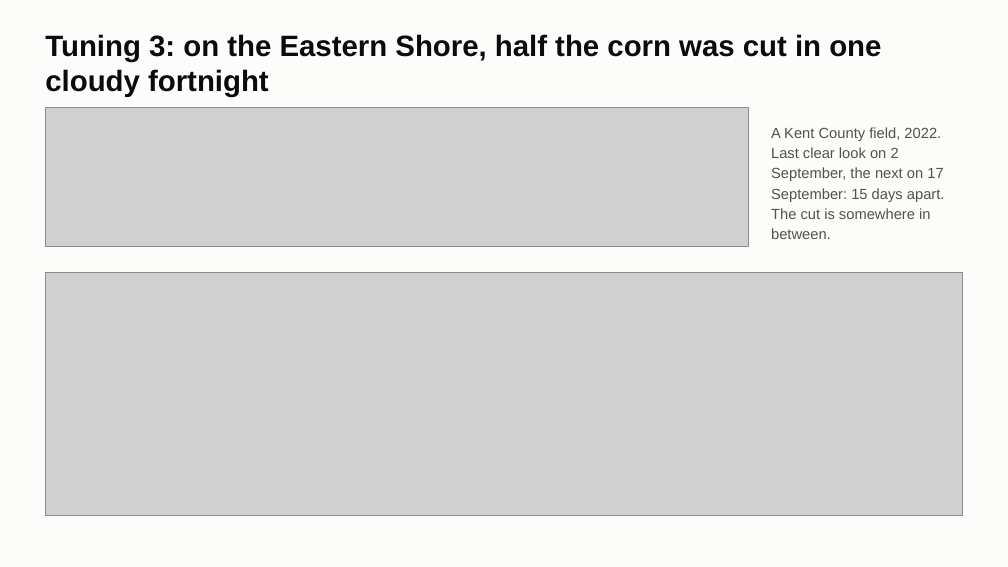
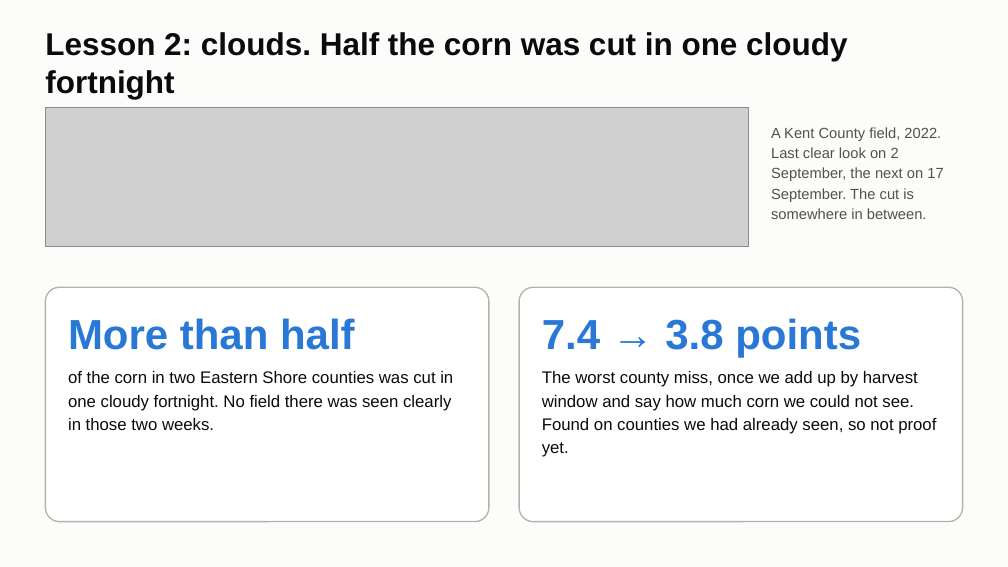
Before and after one commit to ChenSiyun1234/FieldVision, a slide deck: slide 7 of handoff/presentation/FieldVision_model_story.pptx (slide 11 before the commit). Drawn at 1008x567 pixels with LibreOffice and Linux fonts; fonts in the diff are those of the drawing; grey boxes stand for pictures. Boxes give left, top, right and bottom in pixels: in the first picture for what was removed or moved away, otherwise in the second. Text is boxed around its words. In the diff, an @@ line names an element or a change of style, - is before the commit and + after.

```diff
--- a/handoff/presentation/FieldVision_model_story.pptx
+++ b/handoff/presentation/FieldVision_model_story.pptx
@@ title at (45, 32, 847, 99): text changed; size 28 to 30 pt @@
-Tuning 3: on the Eastern Shore, half the corn was cut in one cloudy fortnight
+Lesson 2: clouds. Half the corn was cut in one cloudy fortnight
@@ text at (771, 147, 943, 219): text changed @@
-Last clear look on 2 September, the next on 17 September: 15 days apart. The cut is somewhere in between.
+Last clear look on 2 September, the next on 17 September. The cut is somewhere in between.
@@ picture removed at (45, 272, 963, 516) @@
@@ rounded rectangle added at (45, 287, 489, 522), fill #FFFFFF, outline #B4B2A9 1.25 pt @@
@@ rounded rectangle added at (520, 287, 963, 522), fill #FFFFFF, outline #B4B2A9 1.25 pt @@
@@ text added at (68, 318, 355, 350), 40 pt, text #2A78D6, bold @@
+More than half
@@ text added at (542, 318, 861, 357), 40 pt, text #2A78D6, bold @@
+7.4 → 3.8 points
@@ text added at (68, 371, 453, 430), 16 pt, text #0B0B0B @@
+of the corn in two Eastern Shore counties was cut in one cloudy fortnight. No field there was seen clearly in those two weeks.
@@ text added at (542, 371, 936, 457), 16 pt, text #0B0B0B @@
+The worst county miss, once we add up by harvest window and say how much corn we could not see.
+Found on counties we had already seen, so not proof yet.
```
Also in this commit, not shown: 6 other slides changed, 5 slides added, 8 slides removed, 2 other files.
